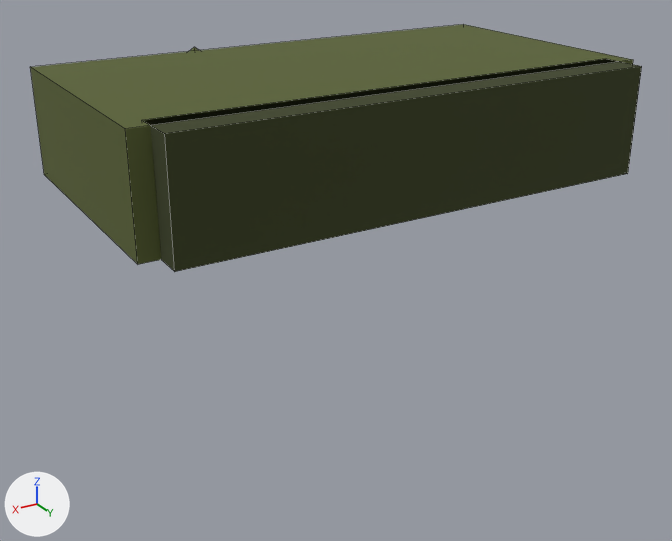
The FBX model assets/3d/export/inf_hocker_lower_torso.fbx as it was, and as the next commit left it.
Before and after are seen from a 50 mm camera at (1.85, 3.07, 0.89) aimed at (0.04, 0.06, -0.62). Every picture has the same lights, and +X, +Y and +Z are marked at lower left. The picture after the commit comes second. Mesh edges are drawn as thin lines.

Objects in the first picture: 'inf_hocker_lower_torso'.
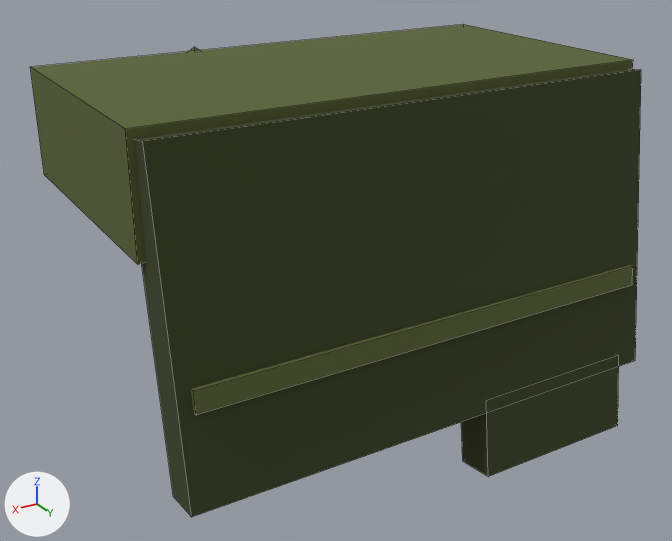
Where the change shows, as pixel boxes (x1, y1, x2, y2) in the pictures (672 x 541 px; the box of a moved part takes in the faces that stretch with it):
'inf_hocker_lower_torso', reshaped (98% taller): before (30, 24, 642, 272); after (30, 24, 641, 517)
part 1 of me_inf_hocker_lower_torso, moved or reshaped: before (142, 59, 642, 272); after (191, 265, 633, 415)
part 2 of me_inf_hocker_lower_torso, added (green): after (135, 69, 641, 517)

The change, as a list of edits to the scene's bpy script:
```text
Change me_inf_hocker_lower_torso:
    used by ob_inf_hocker_lower_torso; location = (0.0, 0.0, 0.0)
    remove me_inf_hocker_lower_torso.from_pydata(...)  # 36 vertices, 38 faces; spans x -1.02..1.02, y -0.73..0.64, z -0.21..0.22
    add me_inf_hocker_lower_torso.from_pydata(...)  # 52 vertices, 50 faces; spans x -1.02..1.02, y -0.73..0.8, z -1.29..0.22
    me_inf_hocker_lower_torso part 1: the loose piece of 8 vertices spanning x -0.95..0.95, y 0.46..0.64, z -0.21..0.21 is scaled about its middle by (1, 0.33, 0.189), then moved by (0.0, 0.15, -0.62)
    me_inf_hocker_lower_torso part 2
    16 vertices are added at x -1.0..1.0, y 0.44..0.8, z -1.29..0.19
    12 new faces join them
```
